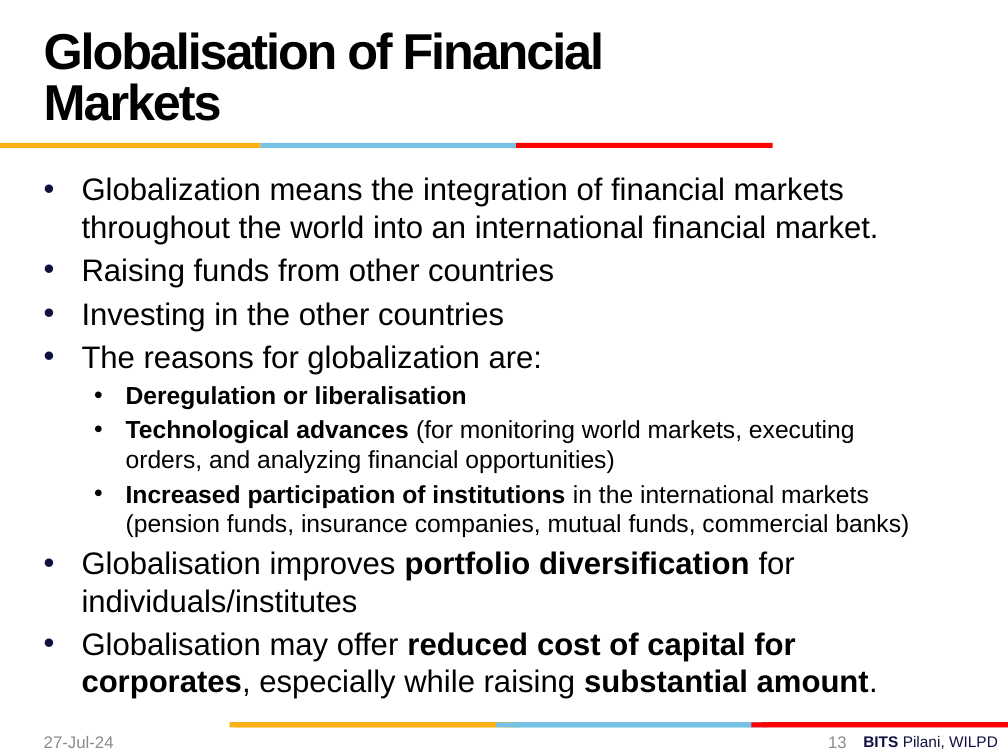
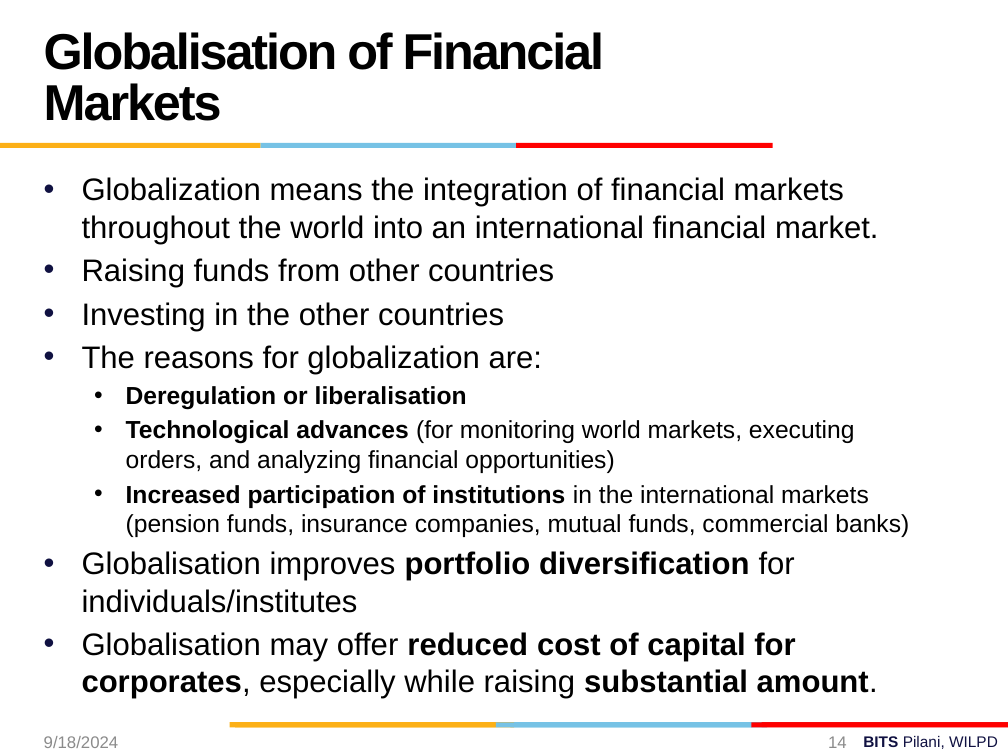
Before and after one commit to dsnaveenkumar15/gf1, a slide deck: slide 14 of Session 1. Introduction.pptx (slide 13 before the commit). Drawn at 1008x756 pixels with LibreOffice and Linux fonts; fonts in the diff are those of the drawing; background and template pictures are left out. Boxes give left, top, right and bottom in pixels: in the first picture for what was removed or moved away, otherwise in the second. Text is boxed around its words. In the diff, an @@ line names an element or a change of style, - is before the commit and + after.

```diff
--- a/Session 1. Introduction.pptx
+++ b/Session 1. Introduction.pptx
@@ text at [44,736,119,748]: text changed @@
-27-Jul-24
+9/18/2024
@@ page number at [828,736,847,748]: text changed @@
-13
+14
```
Also in this commit, not shown: 14 other slides changed, 1 slide added, 22 other files.
